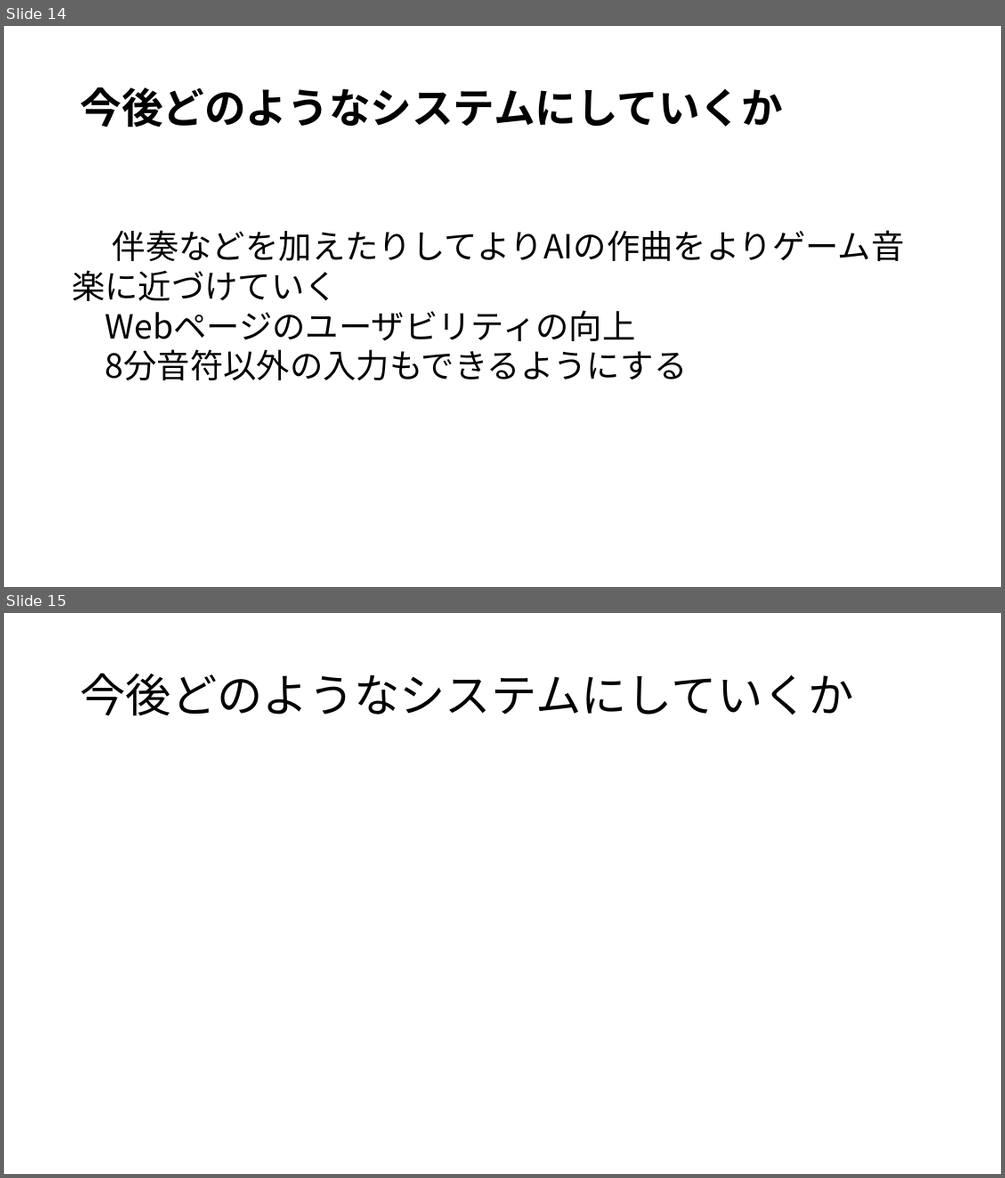
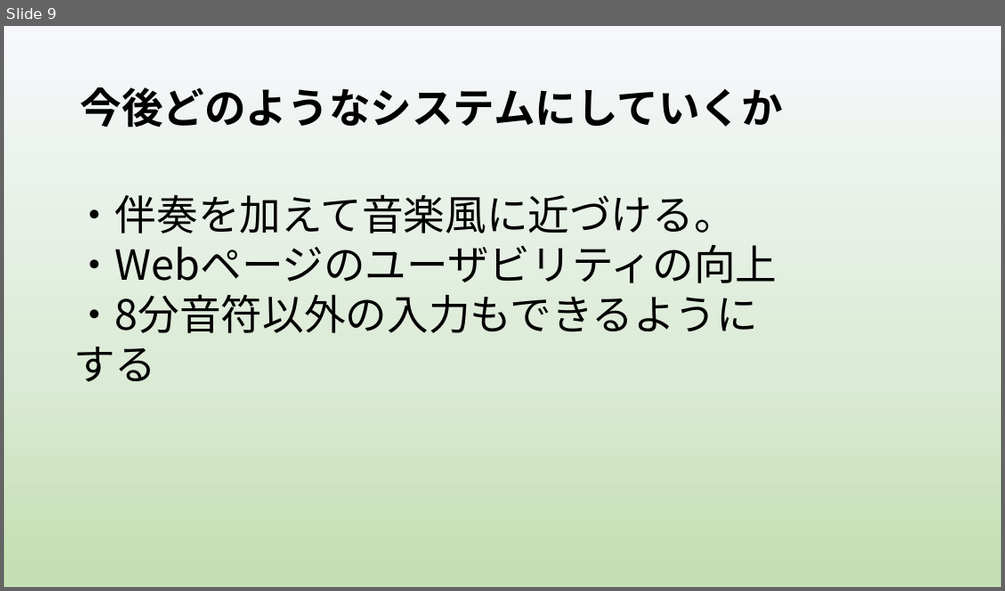
Before and after one commit to yoshitake266/bitComposer_prj, a slide deck: presentation/bit Composer2.pptx. Shown one above the other, each under a label of ours: slides 14 and 15 before the commit, slide 9 after it. The pictures are 1005x1178 and 1005x591 pixels, drawn with LibreOffice and Linux fonts; fonts in the diff are those of the drawing. Boxes give left, top, right and bottom in pixels: in the first picture for what was removed or moved away, otherwise in the second. Text is boxed around its words. In the diff, an @@ line names an element or a change of style, - is before the commit and + after.

```diff
--- a/presentation/bit Composer2.pptx
+++ b/presentation/bit Composer2.pptx
@@ slide 15 removed at [4,613,1001,1174], background #FFFFFF @@
@@ title removed at [80,673,854,716] @@
-今後どのようなシステムにしていくか
@@ what was slide 14 is now slide 9 @@
@@ slide 9 changed as well @@
@@ background #FFFFFF to gradient #F6F8FC to #DCEBD6 to #C5E0B4 @@
@@ text at [73,194,777,333]: text changed; size 32 to 40 pt @@
-伴奏などを加えたりしてよりAIの作曲をよりゲーム音楽に近づけていく
-Webページのユーザビリティの向上
-8分音符以外の入力もできるようにする
+・伴奏を加えて音楽風に近づける。
+・Webページのユーザビリティの向上
+・8分音符以外の入力もできるようにする
```
Also in this commit, not shown: 8 other slides changed, 1 slide added, 6 other slides removed.
